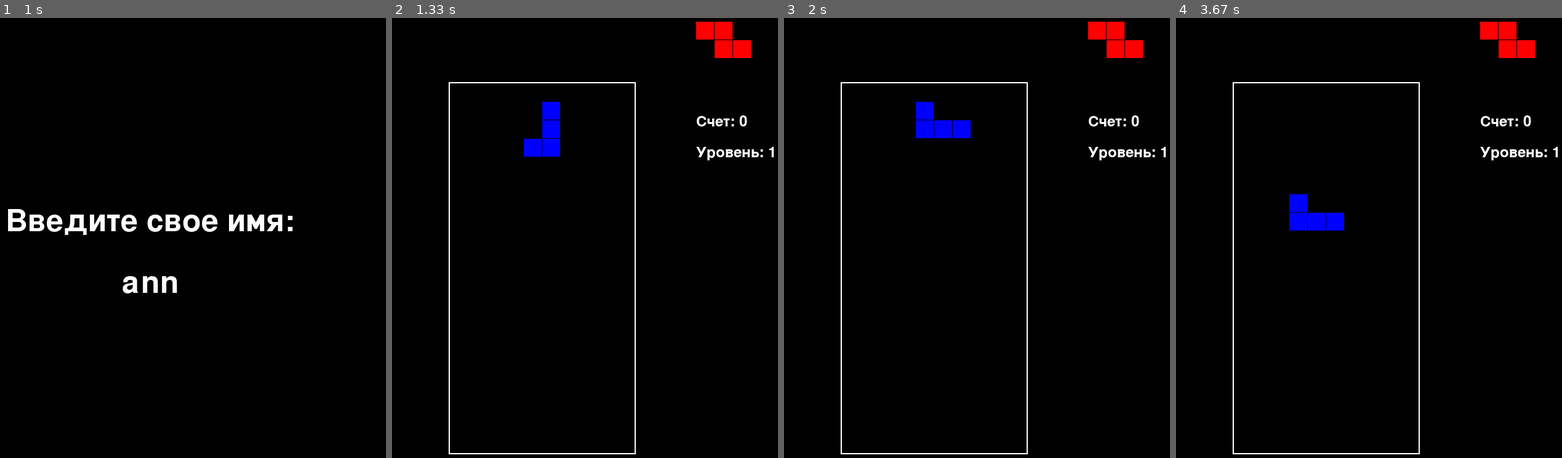
Above: before the commit, frames 1-4 (left to right).
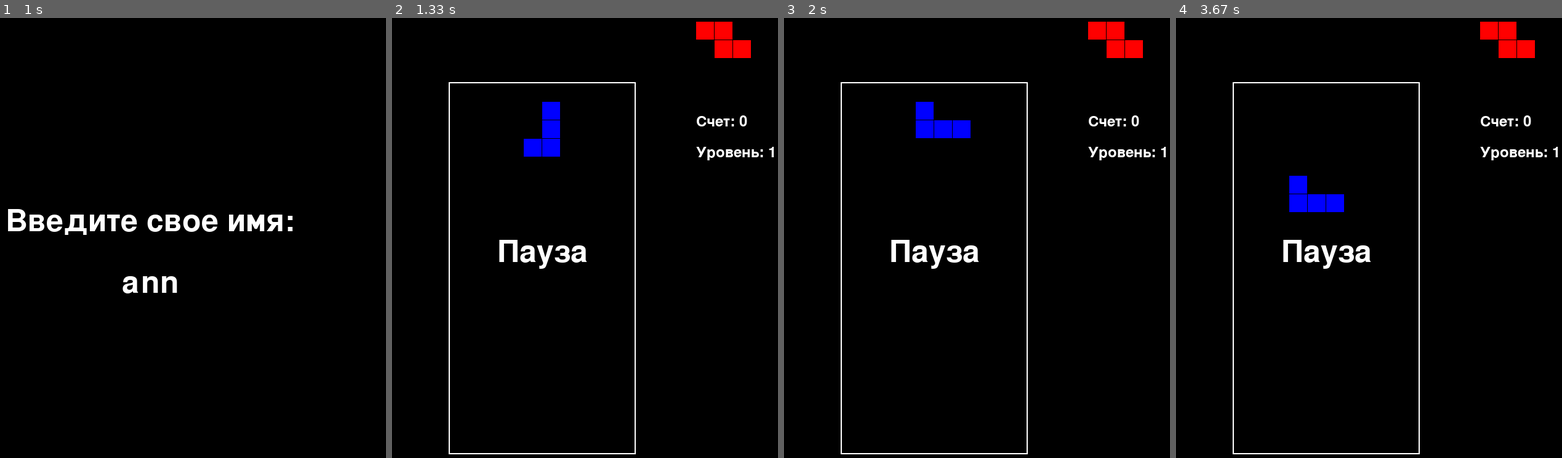
Above: after the commit, the same moments.

Repository: Mamontden/Game_pygame_pr
Game: pygame game, started from main.py
Same seed, same stepped clock (60 frames per second), same inputs: the game is played once before the commit and once after it.
Inputs:
- Up to frame 1 (1 s): tap Enter at 0.33 s; type "ann" at 0.67 s
- Up to frame 2 (1.33 s): tap Enter at 1 s; tap Space at 1.22 s
- Up to frame 3 (2 s): hold Up from 1.55 s (still down); tap Space at 1.62, 1.92 s
- Up to frame 4 (3.67 s): release Up at 2.02 s; hold Right 2.1-2.57 s; tap Space at 2.17, 2.47, 2.67, 2.97, 3.23, 3.57 s; hold Left 2.6-3.13 s; hold Down 3.17-3.47 s; hold Left from 3.5 s (still down)

Frame 1 is identical in both runs. In frame 2, 0.6% of the frame differs, in the area x 27-51%, y 50-58%; in frame 3, 0.6%; in frame 4, 1.7%, in the area x 27-51%, y 35-58%.

Commit message:
Добавил паузу на пробел

Diff:
--- a/main.py
+++ b/main.py
@@ -114,6 +114,7 @@
         self.game_over = False
         self.all_sprites = pygame.sprite.Group()
         self.explosions = pygame.sprite.Group()
+        self.paused = False
         self.new_piece()
 
     def draw_border(self, screen):
@@ -472,28 +473,35 @@
                                     fast_fall = True  # Ускоренное падение
                                 if event.key == pygame.K_UP:
                                     game.rotate()
+                                if event.key == pygame.K_SPACE:  # Пауза на пробел
+                                    game.paused = not game.paused
                             if event.type == pygame.KEYUP:
                                 if event.key == pygame.K_DOWN:
-                                    fast_fall = False
-
-                        delta_time = clock.tick(60)
-                        fall_time += delta_time
-
-                        # Ускоренное падение, если клавиша вниз нажата
-                        if fast_fall:
-                            fall_speed_fast = 100
-                            if fall_time >= fall_speed_fast:
-                                game.drop()
-                                fall_time = 0
-                        else:
-                            if fall_time >= fall_speed:
-                                game.drop()
-                                fall_time = 0
-
-                        game.all_sprites.update()
-                        game.explosions.update()
+                                    fast_fall = False  # Отключение ускоренного падения
+
+                        if not game.paused:  # Если игра не на паузе
+                            delta_time = clock.tick(60)
+                            fall_time += delta_time
+
+                            # Ускоренное падение, если клавиша вниз нажата
+                            if fast_fall:
+                                fall_speed_fast = 100  # Скорость падения при ускорении
+                                if fall_time >= fall_speed_fast:
+                                    game.drop()
+                                    fall_time = 0
+                            else:
+                                if fall_time >= fall_speed:
+                                    game.drop()
+                                    fall_time = 0
+
+                            game.all_sprites.update()
+                            game.explosions.update()
 
                         game.draw(screen)
+                        if game.paused:  # Если игра на паузе, отображаем сообщение
+                            font = pygame.font.Font(None, 74)
+                            pause_text = font.render("Пауза", True, WHITE)
+                            screen.blit(pause_text, (SCREEN_WIDTH // 2 - pause_text.get_width() // 2, SCREEN_HEIGHT // 2))
                         pygame.display.flip()
 
                     # Сохранение результата
@@ -544,6 +552,5 @@
         menu.draw(screen)
         pygame.display.flip()
 
-
 if __name__ == "__main__":
     main()
